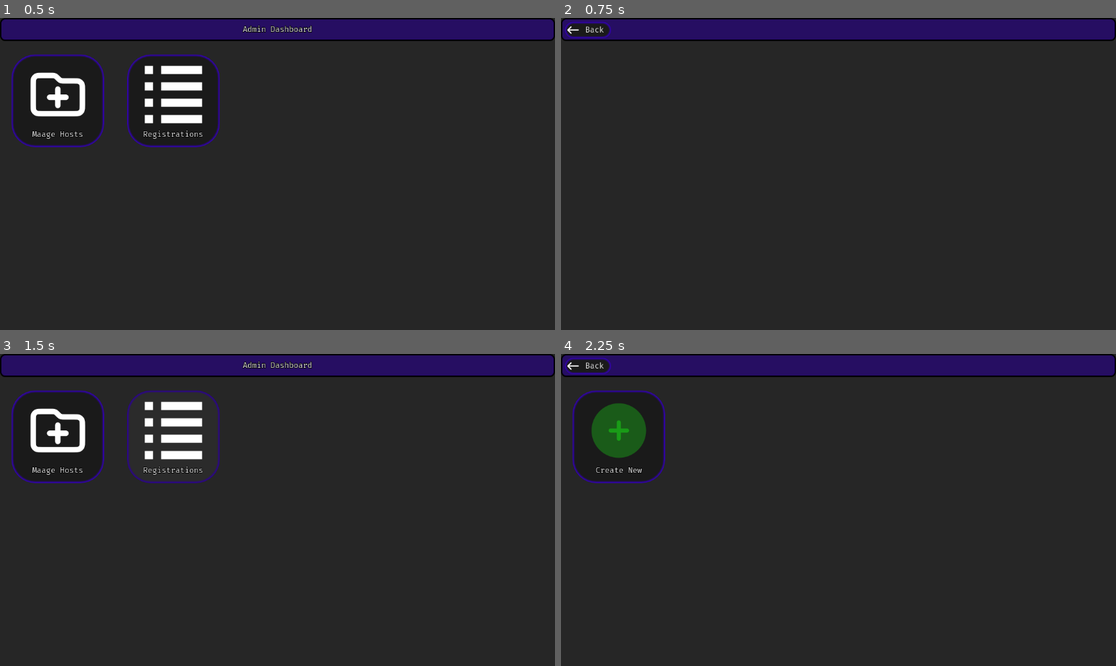
Above: before the commit, frames 1-4 (two rows, left to right).
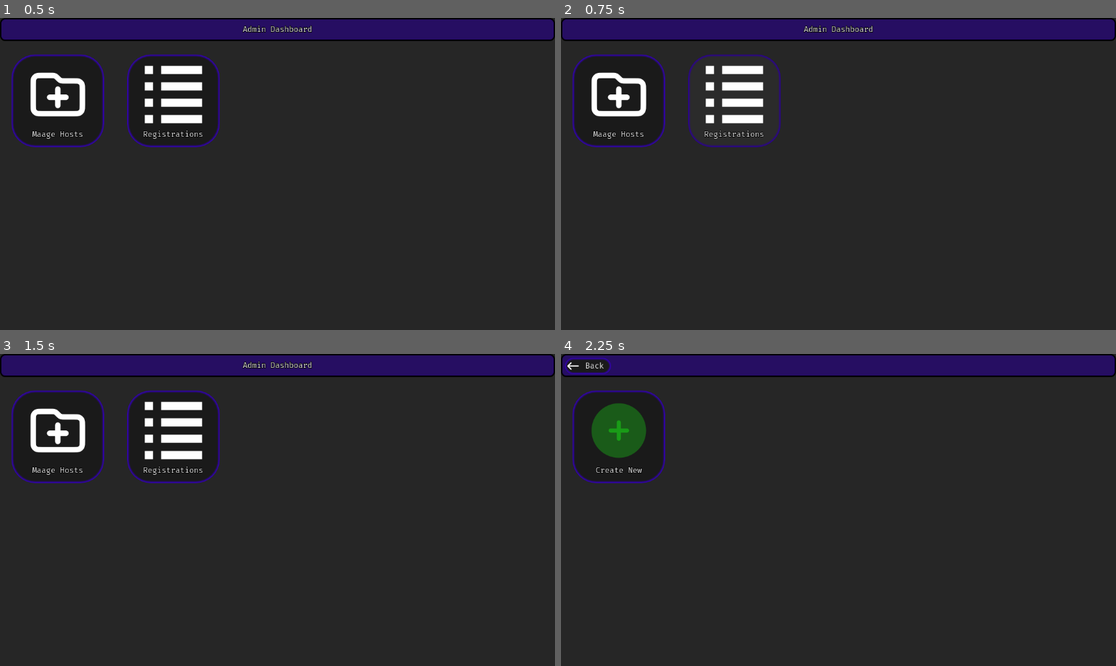
Above: after the commit, the same moments.

Repository: master172/admindashboard
Game: Godot game, scene res://src/Main/Main.tscn
Same seed, same stepped clock (60 frames per second), same inputs: the game is played once before the commit and once after it.
Inputs (mouse positions are in pixels of both pictures, inside the frame that each line leads up to):
- Up to frame 1 (0.5 s): no input
- Up to frame 2 (0.75 s): click (733, 102) at 0.5 s
- Up to frame 3 (1.5 s): click (27, 366) at 1.25 s, where only the run before the commit has a clickable "Back"
- Up to frame 4 (2.25 s): click (616, 438) at 2 s

Frame 1 is identical in both runs. In frame 2, 3.3% of the frame differs, in the area x 0-57%, y 1-42%; in frame 3, 0.1%; in frame 4, nothing differs.

Commit message:
meet new requirements

Diff:
--- a/src/Main/main.gd
+++ b/src/Main/main.gd
@@ -6,5 +6,27 @@
 
 
 func _on_registrations_button_pressed() -> void:
+	attemt_permission()
+
+func change_scene_to_register()->void:
 	var Manage_Registrations_scene:PackedScene = load("res://src/Main/manage_clubs.tscn")
 	get_tree().change_scene_to_packed(Manage_Registrations_scene)
+
+func attemt_permission():
+	var http :HTTPRequest = HTTPRequest.new()
+	add_child(http)
+	http.request_completed.connect(self.permission_granted)
+	http.request_completed.connect(http.queue_free.unbind(4))
+	var err = http.request("http://127.0.0.1:8000/check_time")
+	if err != OK:
+		push_error("http request error: ",err)
+
+func permission_granted(result: int, response_code: int, headers: PackedStringArray, body: PackedByteArray) -> void:
+	if response_code == 200:
+		var data:bool = JSON.parse_string(body.get_string_from_utf8())
+		if data == true:
+			change_scene_to_register()
+		else:
+			OS.alert("You do not have permission to view registrations yet")
+	else:
+		push_error("request failed response code: ",response_code)
--- a/src/UIComponents/ParticipantEntry.tscn
+++ b/src/UIComponents/ParticipantEntry.tscn
@@ -56,6 +56,27 @@
 layout_mode = 2
 text = "Sumant"
 
+[node name="reg_number" type="HBoxContainer" parent="MarginContainer/Participants/VboxContainer"]
+layout_mode = 2
+size_flags_horizontal = 3
+
+[node name="Entry" type="PanelContainer" parent="MarginContainer/Participants/VboxContainer/reg_number"]
+layout_mode = 2
+theme_override_styles/panel = SubResource("StyleBoxFlat_28yk6")
+
+[node name="Title" type="Label" parent="MarginContainer/Participants/VboxContainer/reg_number/Entry"]
+layout_mode = 2
+text = "Reg No:"
+
+[node name="Data" type="PanelContainer" parent="MarginContainer/Participants/VboxContainer/reg_number"]
+layout_mode = 2
+size_flags_horizontal = 3
+theme_override_styles/panel = SubResource("StyleBoxFlat_28yk6")
+
+[node name="reg_label" type="Label" parent="MarginContainer/Participants/VboxContainer/reg_number/Data"]
+layout_mode = 2
+text = "Sumant"
+
 [node name="PhoneNo" type="HBoxContainer" parent="MarginContainer/Participants/VboxContainer"]
 layout_mode = 2
 size_flags_horizontal = 3
--- a/src/UIComponents/institution_delegate.gd
+++ b/src/UIComponents/institution_delegate.gd
@@ -29,9 +29,9 @@
 			var data_name:String = j.get("name", "")
 			var data_phone_no:String = j.get("phone_no", "")
 			var data_email:String = j.get("email_id", "")
-
+			var data_reg_no:String = j.get("reg_no","")
 			var entry:Node = PARTICIPANT_ENTRY.instantiate()
 
 			participant_container.add_child(entry)
-			entry._set_data(num,data_name,data_phone_no,data_email)
+			entry._set_data(num,data_name,data_phone_no,data_email,data_reg_no)
 		participant_container.add_child(HSeparator.new())
--- a/src/UIComponents/participant_entry.gd
+++ b/src/UIComponents/participant_entry.gd
@@ -4,9 +4,13 @@
 @onready var name_label: Label = $MarginContainer/Participants/VboxContainer/Name/Data/name_label
 @onready var email_label: Label = $MarginContainer/Participants/VboxContainer/EmailId/Data/email_label
 @onready var phone_no: Label = $MarginContainer/Participants/VboxContainer/PhoneNo/Data/phone_no
+@onready var reg_number: HBoxContainer = $MarginContainer/Participants/VboxContainer/reg_number
+@onready var reg_label: Label = $MarginContainer/Participants/VboxContainer/reg_number/Data/reg_label
 
-func _set_data(num:int=0,Name:String="",PhoneNo:String="",EmaiId:String=""):
+func _set_data(num:int=0,Name:String="",PhoneNo:String="",EmaiId:String="",reg_no:String = ""):
 	label.text = "participant "+str(num)
 	name_label.text = Name
 	phone_no.text = PhoneNo
 	email_label.text = EmaiId
+	reg_number.visible = false if reg_no == "" else true
+	reg_label.text = reg_no
